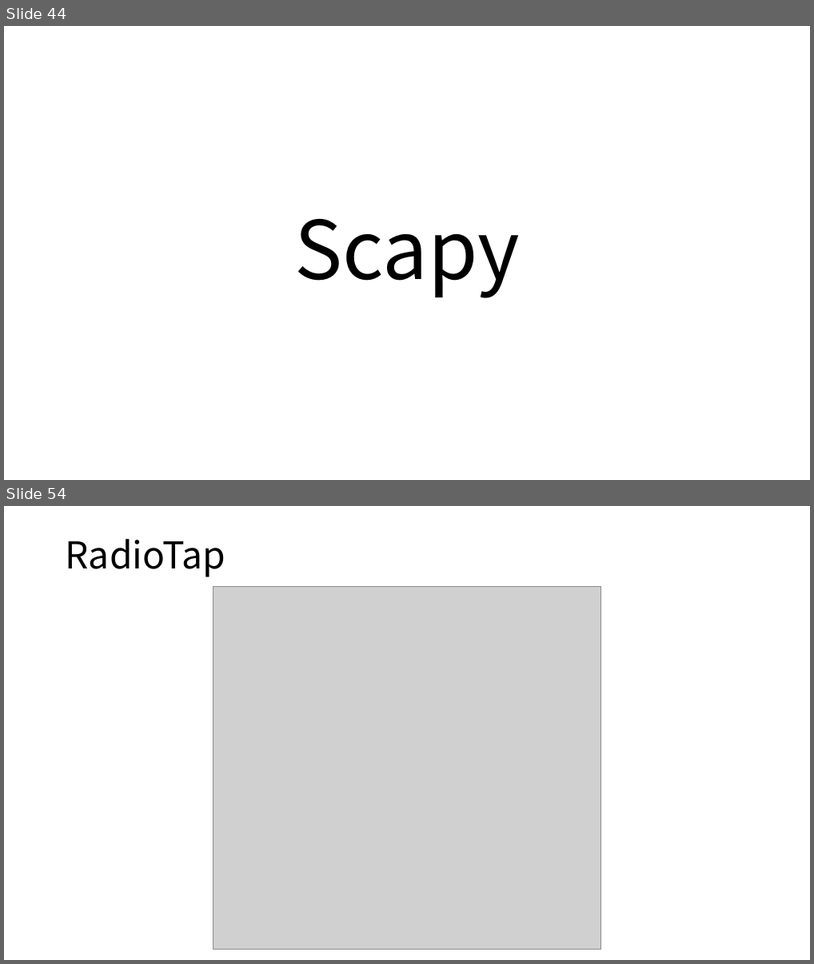
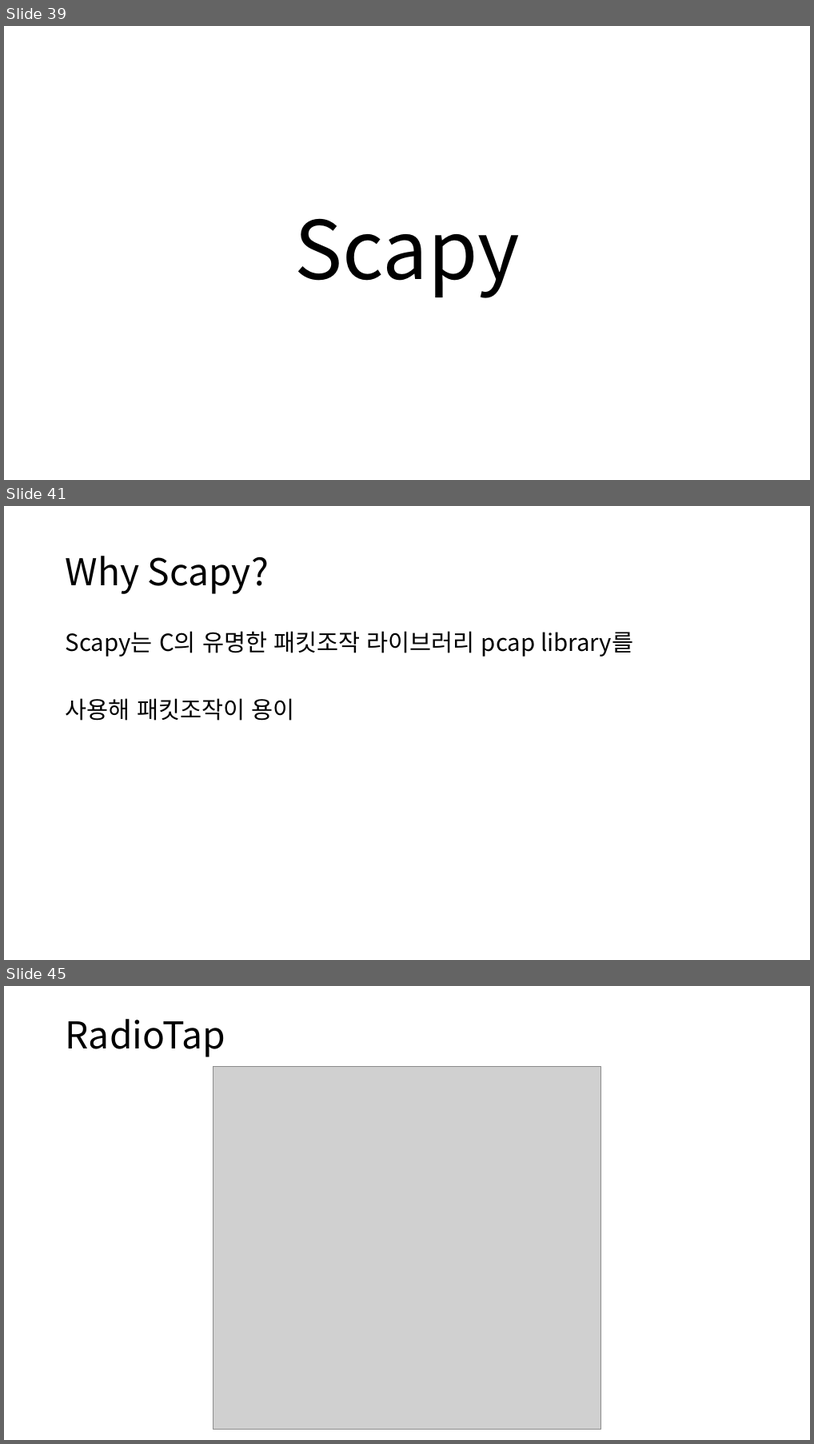
Before and after one commit to gunwooKim-Korea/network-fuzzer, a slide deck: networkfuzzer/Network fuzzer.pptx. Shown one above the other, each under a label of ours: slides 44 and 54 before the commit, slides 39, 41 and 45 after it; the slides between them are not shown. The pictures are 814x964 and 814x1444 pixels, drawn with LibreOffice and Linux fonts; fonts in the diff are those of the drawing; grey boxes stand for pictures. Boxes give left, top, right and bottom in pixels: in the first picture for what was removed or moved away, otherwise in the second. Text is boxed around its words. In the diff, an @@ line names an element or a change of style, - is before the commit and + after.

```diff
--- a/networkfuzzer/Network fuzzer.pptx
+++ b/networkfuzzer/Network fuzzer.pptx
@@ slide 41 added at (4,506,810,960), background #FFFFFF @@
@@ title added at (66,556,269,594), 44 pt, text #000000 @@
+Why Scapy?
@@ text added at (66,631,634,720), 28 pt, text #000000 @@
+Scapy는 C의 유명한 패킷조작 라이브러리 pcap library를
+사용해 패킷조작이 용이
@@ what was slide 44 is now slide 39 @@
@@ what was slide 54 is now slide 45 @@
```
Also in this commit, not shown: 3 slides changed, 5 other slides added, 5 slides removed.
